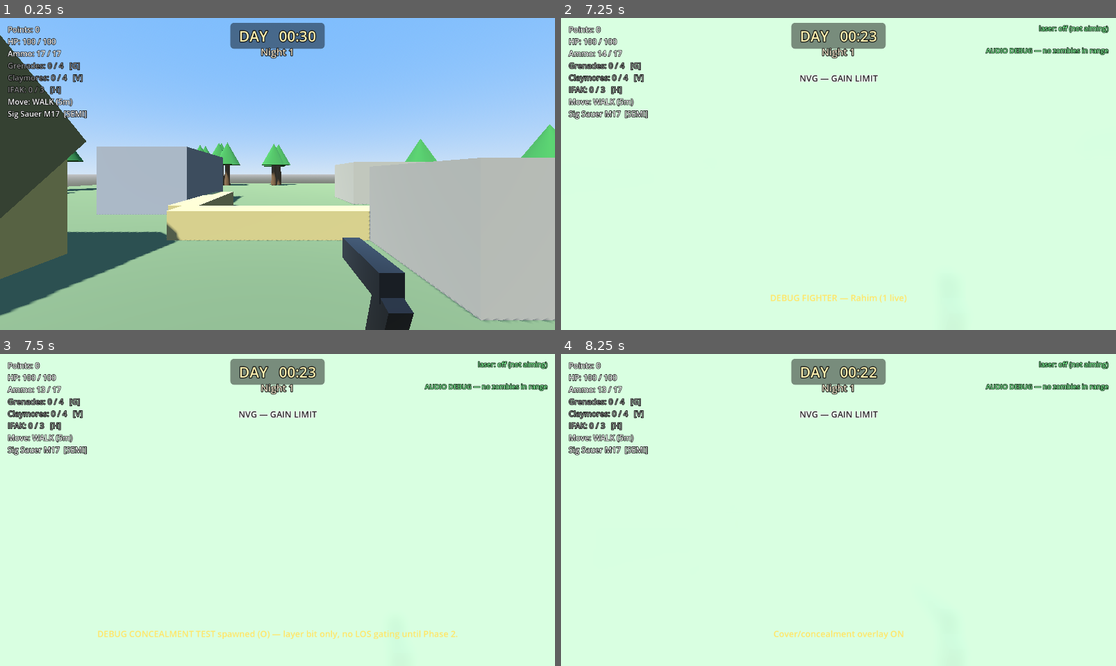
Above: before the commit, frames 1-4 (two rows, left to right).
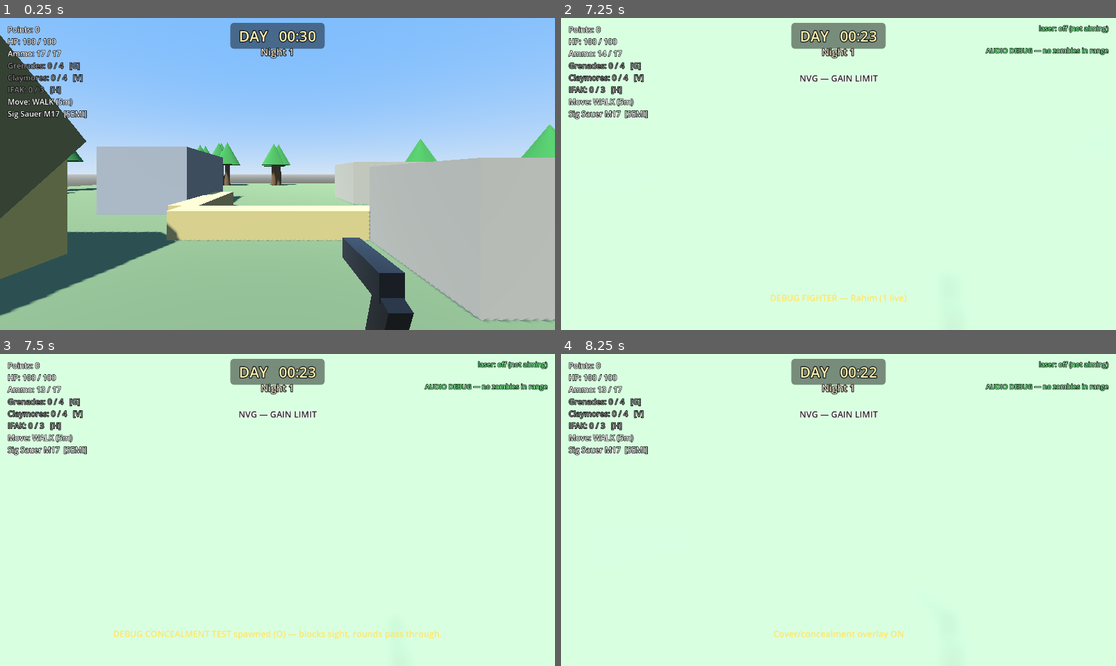
Above: after the commit, the same moments.

Repository: aepibailey/Zombie-Game
Game: Godot game, scene res://scenes/Main.tscn
The game is run twice, just before and just after one commit, with the same random seed, the same clock (stepped at 60 frames per second) and the same inputs.
Inputs (mouse positions are in pixels of both pictures, inside the frame that each line leads up to):
- Up to frame 1 (0.25 s): no input
- Up to frame 2 (7.25 s): tap Enter at 0.5, 5 s; move the mouse to (866, 174) at 0.52 s; hold W 0.53-5.78 s; tap V (equip_claymore) at 0.6 s; click (866, 174) at 0.67 s; tap Space at 0.77, 1.52, 3.02, 3.77, 4.25, 4.52, 5.75, 6.02, 6.77 s; move the mouse to (810, 174) at 1.27 s; tap G (equip_grenade) at 1.35 s; move the mouse to (849, 167) at 2.02 s; hold E (interact) 2.03-2.78 s; move the mouse to (832, 180) at 2.77 s; tap N (nvg_toggle) at 2.85 s; click (832, 180) at 2.92 s; move the mouse to (877, 177) at 3.52 s; tap Y at 3.6 s; move the mouse to (794, 170) at 4.27 s; tap J at 4.35 s; move the mouse to (844, 174) at 5.02 s; tap K at 5.1 s; click (844, 174) at 5.17 s; move the mouse to (816, 167) at 5.77 s; hold D 5.78-6.53 s; tap L at 5.85 s; move the mouse to (866, 174) at 6.52 s; hold W from 6.53 s (still down); tap M at 6.6 s
- Up to frame 3 (7.5 s): keep holding W; tap Enter at 7.25 s; move the mouse to (249, 510) at 7.27 s; tap O at 7.35 s; click (249, 510) at 7.42 s
- Up to frame 4 (8.25 s): keep holding W; tap Space at 7.52, 8 s; move the mouse to (849, 503) at 8.02 s; tap P at 8.1 s

Frames 1-2 are identical in both runs. In frame 3, 0.8% of the frame differs, in the area x 17-83%, y 88-92%; in frame 4, nothing differs.

Commit message:
Reconcile docs and comments after the fighter-combat pass
The last two commits shipped the firing loop, fighters as a target on all
three damage axes, and HealthBar3D's first real consumer — but nothing
updated the prose that described those as unbuilt. Seven places still said
so, one of them to the player's face.

Fighter.gd carried a comment block asserting the fighter is NOT joined to
GROUP_BULLET or GROUP_HOSTILE_TARGET because both are "later phases, out of
scope for this pass" — sitting directly above the two add_to_group calls
that join them. The new explanation was added above the old one instead of
replacing it, so the file argued with itself in place. Removed; the
three-axes comment that follows already says everything correct.

Main.gd's concealment debug spawn told the player "layer bit only, no LOS
gating until Phase 2." Step 8A Phase 2 shipped that gating. This is the same
class of bug as the ADS laser prompt fixed in ba57e65 — in-game text
asserting a rule the code stopped following — and it is the only executable
change here; everything else is comments and markdown.

Remaining: two "phase 2" forward references in Fighter.gd (the header's
competence-gap note and the lifetime-stats declaration) now point at
_shoot(); CoverSurface.gd's passive-marker note points at LineOfSight rather
than a phase number it will outlive; ROADMAP.md moves fighter combat out of
Planned and into Current with what actually shipped, including the per-axis
verbs that keep a Vector3 source position from binding to a headshot flag;
the spec's HealthBar3D paragraph no longer calls it wired up for nothing.

Not verified at runtime: no Godot binary in this environment. The GDScript
diff is comments plus one HUD string.

Co-Authored-By: Claude Opus 5 <noreply@anthropic.com>
Claude-Session: https://claude.ai/code/session_01KCtqRv16pejziNbc6C6f9z

Diff:
--- a/scripts/CoverSurface.gd
+++ b/scripts/CoverSurface.gd
@@ -9,7 +9,7 @@
 ## D1: SOLID stops rounds AND blocks LOS (sandbags, walls, hulks, rocks).
 ##     CONCEALMENT blocks LOS only — rounds pass through (foliage, smoke).
 ## D2: no cover-snapping, no attach state, no peek. This is a passive marker
-##     read by raycasts (Phase 2) — it never reacts to player input itself.
+##     read by LineOfSight's raycasts — it never reacts to player input itself.
 ##
 ## DESIGN NOTE ON THE THREE LAYERS THE PROMPT ASKS THIS TO CLEAN UP
 ## (cover/concealment layer, projectile-blocking layer, nav mesh):
--- a/scripts/Fighter.gd
+++ b/scripts/Fighter.gd
@@ -16,7 +16,7 @@
 ## in the roster, and they are what makes two fighters recruited in the same
 ## session perform observably differently.
 ##
-## THE COMPETENCE GAP IS THE POINT. When this fighter shoots (phase 2) it
+## THE COMPETENCE GAP IS THE POINT. When this fighter shoots (see _shoot()) it
 ## resolves a HIT-CHANCE ROLL, never a raycast. The player raycasts. Those two
 ## paths must not be collapsed into shared code — a fighter that aimed like
 ## the player would erase the reason to be careful about who you recruit.
@@ -44,7 +44,7 @@
 
 # --- Rolled at recruitment, permanent --------------------------------------
 ## Fraction, not percent. Never reaches 1.0 — see FighterType.hit_chance_max.
-## CURRENT effective value — what engagement (a later phase) actually reads.
+## CURRENT effective value — what the engagement loop actually reads.
 ## Upgrades move this toward the type's band ceiling; see upgrade(). NOT
 ## guarded by _rolled: upgrade() is a sanctioned post-roll write to this one.
 var hit_chance := 0.0
@@ -93,8 +93,8 @@
 var upgrade_tier := 0
 
 # --- Lifetime stats, persisted across nights for the roster ----------------
-## Written by the engagement loop in phase 2; declared here because they are
-## part of what a fighter IS, and the roster reads them straight off this.
+## Written by the engagement loop (see _shoot()); declared here because they
+## are part of what a fighter IS, and the roster reads them straight off this.
 var shots_fired := 0
 var hits_landed := 0
 var kills := 0
@@ -182,12 +182,6 @@
 	# damage. Joining this group is the ENTIRE integration — AreaDamageSystem
 	# queries the group and duck-types take_area_damage()/is_alive() rather
 	# than special-casing anything, so no change to that system was needed.
-	#
-	# NOT joined to Damageable.GROUP_BULLET or Zombie.GROUP_HOSTILE_TARGET —
-	# player bullets hitting fighters and zombies targeting fighters are both
-	# later phases, out of scope for this pass ("no new spatial or AI
-	# logic"). Both groups exist and are ready for a fighter to join with no
-	# further refactor when that phase happens.
 	add_to_group(AreaDamageSystem.GROUP_DAMAGEABLE)
 	# A fighter is now a member of ALL THREE damage axes — the only entity in
 	# the project that is. Each has its own verb precisely so that being in
--- a/scripts/Main.gd
+++ b/scripts/Main.gd
@@ -1139,7 +1139,7 @@
 	body.add_child(cover)
 	cover.attach_to(body)
 
-	_hud.show_message("DEBUG CONCEALMENT TEST spawned (O) — layer bit only, no LOS gating until Phase 2.")
+	_hud.show_message("DEBUG CONCEALMENT TEST spawned (O) — blocks sight, rounds pass through.")
 
 # --- Zombie bookkeeping ---------------------------------------------------
 func _prune_zombies() -> void:
Not shown, changed: PATROL_BASE_ZERO_V2_SPEC.md
Not shown, changed: docs/ROADMAP.md
